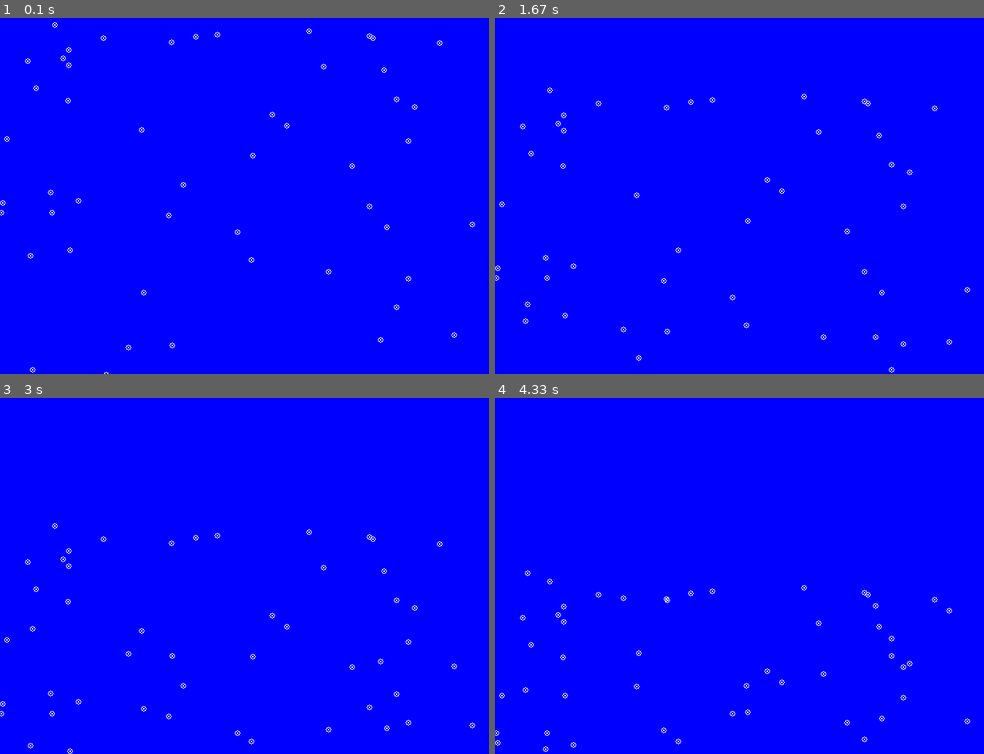
Above: before the commit, frames 1-4 (two rows, left to right).
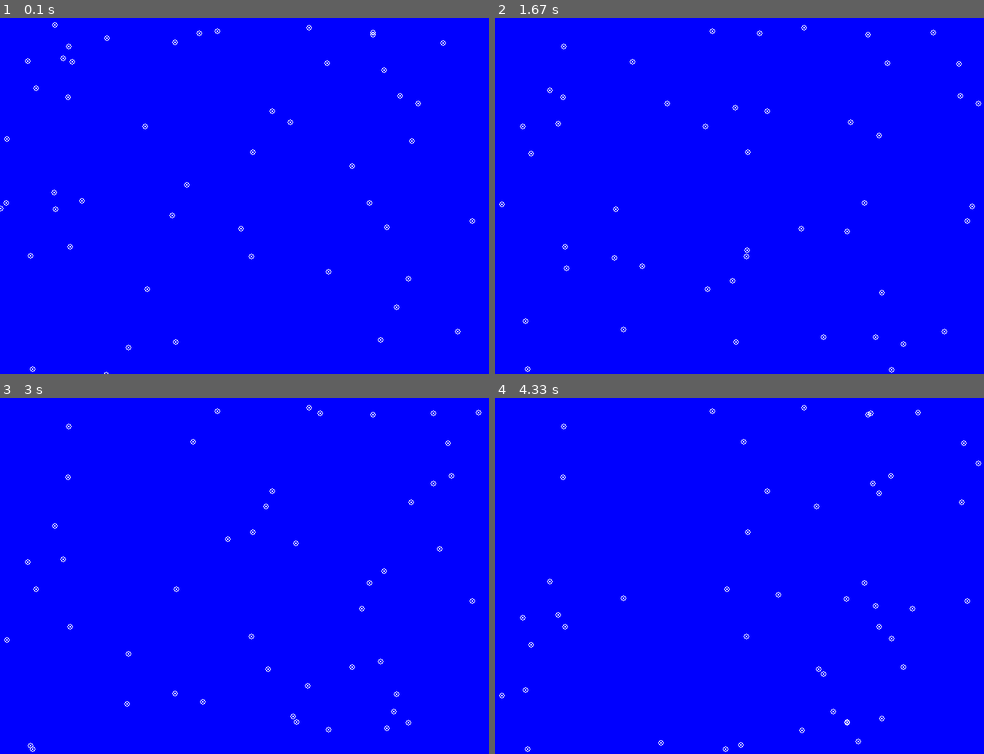
Above: after the commit, the same moments.

Repository: saegl5/myprojects
Game: pygame game, started from Codes/pygame_animation_snowfall_bouncing_part_2.py
Two runs of this game, one before a commit and one after it. Both use one fixed random seed, a clock stepped at 60 frames per second and the inputs below.
Inputs:
- Up to frame 1 (0.1 s): no input
- Up to frame 2 (1.67 s): no input
- Up to frame 3 (3 s): no input
- Up to frame 4 (4.33 s): no input

The runs differ from the first frame. In frame 1, 0.4% of the frame differs, in the area x 0-98%, y 1-100%; in frame 2, 0.5%, in the area x 0-100%, y 1-100%; in frame 3, 0.5%; in frame 4, 0.5%.

Commit message:
split file into parts

Diff:
--- /dev/null
+++ b/Codes/pygame_animation_snowfall_bouncing_part_1.py
@@ -0,0 +1,61 @@
+import pygame, random # import libraries
+pygame.init() # initialize the game engine
+
+BLUE = (0, 0, 255) # example, redundant
+# (Red, Green, Blue) = (0-255, 0-255, 0-255)
+# 0-255 is amount of color
+# the amount of color is additive
+# can also choose your own color
+# parentheses of numbers (e.g., (211, 211, 211)) is called a tuple
+WHITE = (255, 255, 255) # example
+
+size = (704, 512) # (width, height) in pixels, made size of background image match (could also do opposite)
+screen = pygame.display.set_mode(size) # set screen size
+done = False # define "done"
+clock = pygame.time.Clock() # define "clock"
+# background_image = pygame.image.load("north-pole.jpg") # background image from https://pixy.org/430646/, see License.txt
+snowflakes = [] # define a list
+increment = []
+i = int() # optional, use range() to confine i to 0 or greater
+r = 4 # circle radius
+
+pygame.display.set_caption("QUESTABOX's Cool Animation") # title, or choose your own
+
+for i in range(0, 50): # FOR fifty indices (i.e., each index between 0 and, but not including, 50)
+    x = random.randrange(0, size[0]+1) # random number between 0 and, including, size[0]
+    y = random.randrange(0, size[1]+1) # random number between 0 and, including, size[1]
+    snowflakes.append((x, y)) # create a list of random points
+    snowflakes[i] = list(snowflakes[i]) # convert each point to a list (lists within a list), "list" is a class
+    increment.append(1) # for initially increasing y by 1 pixel for each point
+
+while not done: # meaning WHILE True, loop keeps window open
+    for event in pygame.event.get(): # check for user input when open window
+        if event.type == pygame.QUIT: # user clicked close button
+            done = True # change "done" to exit WHILE loop on next loop, loop will not run WHILE False
+    # --- Game logic
+    # --------------
+    screen.fill(BLUE) # clear the screen, redundant
+    # --- Drawing code
+    # screen.blit(background_image, (0, 0)) # copy the background image onto the screen starting at (0, 0)
+    for i in range(0, len(snowflakes)): # FOR each index in the list
+        # pygame.draw.circle(screen, WHITE, snowflakes[i], radius=r, width=1)
+        # pygame.draw.circle(screen, WHITE, snowflakes[i], radius=r, width=0)
+        pygame.draw.circle(screen, WHITE, snowflakes[i], radius=r, width=1) # outline but do not fill to see centerpoint
+        pygame.draw.circle(screen, WHITE, snowflakes[i], radius=1, width=1) # draws centerpoint
+        # snowflakes[i][1] += 1 # increase y by 1 pixel for each point, if outside loop and relies on mouse, trackpad or keyboard input becomes game logic
+        snowflakes[i][1] += increment[i] # increase y for each point, where each point may have a different increment
+        # if snowflakes[i][1] > size[1]+r: # IF snow flake has left the canvas, if outside loop and relies on mouse, trackpad or keyboard input becomes game logic too
+        # if snowflakes[i][1] == size[1]-r: # IF snow flake has reached the canvas' bottom
+        if snowflakes[i][1] == size[1]-r or snowflakes[i][1] == r: # IF snowflake has reached the canvas' bottom or top
+            # Recreate it
+            # snowflakes[i][1] = random.randrange(0, size[1]+1)
+            # Do so above the canvas
+            # snowflakes[i][1] = random.randrange(-50, -r) # -50 is optional
+            # More randomness
+            # snowflakes[i][0] = random.randrange(0, size[0]+1)
+            # Make snowflakes bounce
+            increment[i] *= -1 # same as increment[i] = increment[i] * -1, reverses direction of movement
+    # ----------------
+    pygame.display.flip() # update the screen
+    clock.tick(60) # maximum 60 frames per second (i.e., no more than 60 times through WHILE loop each second)
+pygame.quit() # formality
--- a/Codes/pygame_animation_snowfall_bouncing.py
+++ b/Codes/pygame_animation_snowfall_bouncing_part_2.py
@@ -15,7 +15,9 @@
 clock = pygame.time.Clock() # define "clock"
 # background_image = pygame.image.load("north-pole.jpg") # background image from https://pixy.org/430646/, see License.txt
 snowflakes = [] # define a list
-increment = []
+# increment = []
+x_increment = []
+y_increment = []
 i = int() # optional, use range() to confine i to 0 or greater
 r = 4 # circle radius
 
@@ -26,7 +28,9 @@
     y = random.randrange(0, size[1]+1) # random number between 0 and, including, size[1]
     snowflakes.append((x, y)) # create a list of random points
     snowflakes[i] = list(snowflakes[i]) # convert each point to a list (lists within a list), "list" is a class
-    increment.append(1) # for initially increasing y by 1 pixel for each point
+    # increment.append(1) # for initially increasing y by 1 pixel for each point
+    x_increment.append(random.randrange(0, 1+1))
+    y_increment.append(random.randrange(0, 1+1))
 
 while not done: # meaning WHILE True, loop keeps window open
     for event in pygame.event.get(): # check for user input when open window
@@ -43,10 +47,12 @@
         pygame.draw.circle(screen, WHITE, snowflakes[i], radius=r, width=1) # outline but do not fill to see centerpoint
         pygame.draw.circle(screen, WHITE, snowflakes[i], radius=1, width=1) # draws centerpoint
         # snowflakes[i][1] += 1 # increase y by 1 pixel for each point, if outside loop and relies on mouse, trackpad or keyboard input becomes game logic
-        snowflakes[i][1] += increment[i] # increase y for each point, where each point may have a different increment
+        # snowflakes[i][1] += increment[i] # increase y for each point, where each point may have a different increment
+        snowflakes[i][0] += x_increment[i]
+        snowflakes[i][1] += y_increment[i]
         # if snowflakes[i][1] > size[1]+r: # IF snow flake has left the canvas, if outside loop and relies on mouse, trackpad or keyboard input becomes game logic too
         # if snowflakes[i][1] == size[1]-r: # IF snow flake has reached the canvas' bottom
-        if snowflakes[i][1] == size[1]-r or snowflakes[i][1] == r: # IF snow flake has reached the canvas' bottom or top
+        if snowflakes[i][1] == size[1]-r or snowflakes[i][1] == r: # IF snowflake has reached the canvas' bottom or top
             # Recreate it
             # snowflakes[i][1] = random.randrange(0, size[1]+1)
             # Do so above the canvas
@@ -54,7 +60,12 @@
             # More randomness
             # snowflakes[i][0] = random.randrange(0, size[0]+1)
             # Make snowflakes bounce
-            increment[i] *= -1 # same as increment[i] = increment[i] * -1, reverses direction of movement
+            # increment[i] *= -1 # same as increment[i] = increment[i] * -1, reverses direction of movement
+            x_increment[i] *= -1
+            y_increment[i] *= -1
+        if snowflakes[i][0] == r or snowflakes[i][0] == size[0]-r: # IF snowflake has reached the canvas' left or right edge
+            x_increment[i] *= -1
+            y_increment[i] *= -1
     # ----------------
     pygame.display.flip() # update the screen
     clock.tick(60) # maximum 60 frames per second (i.e., no more than 60 times through WHILE loop each second)
